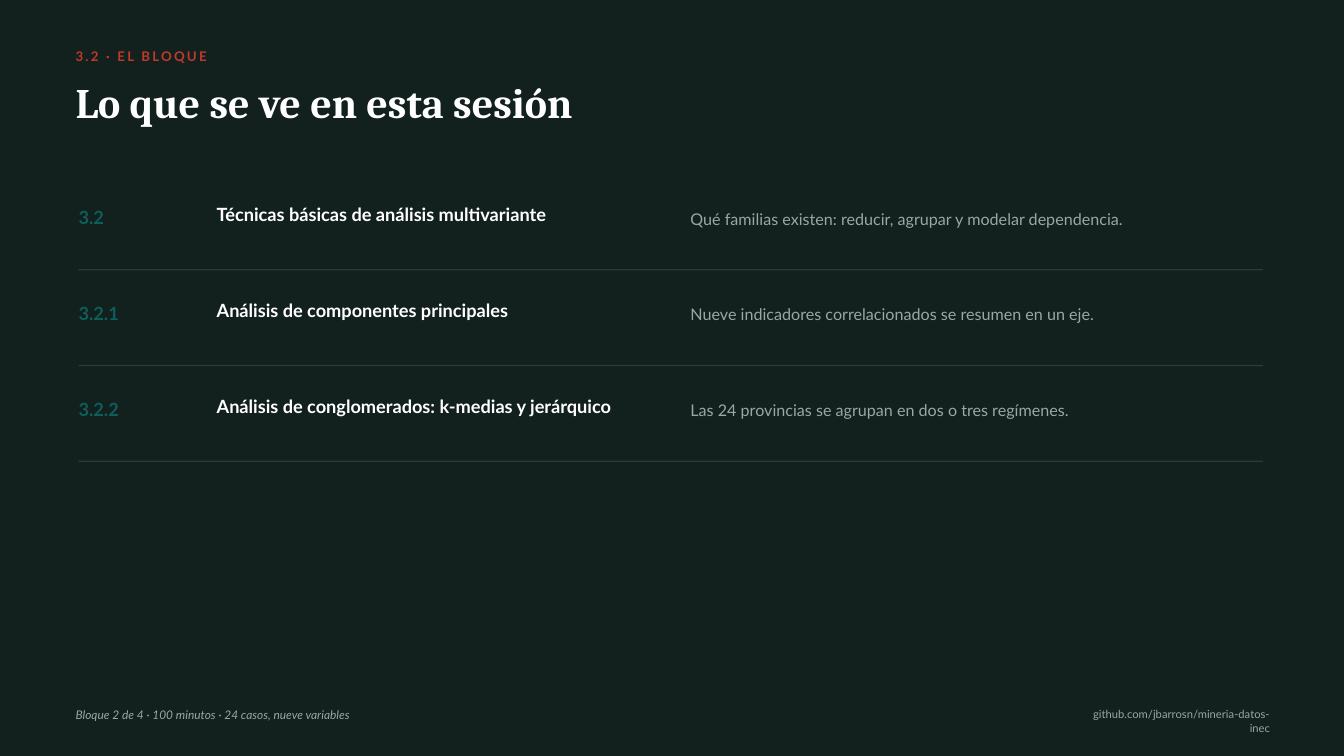
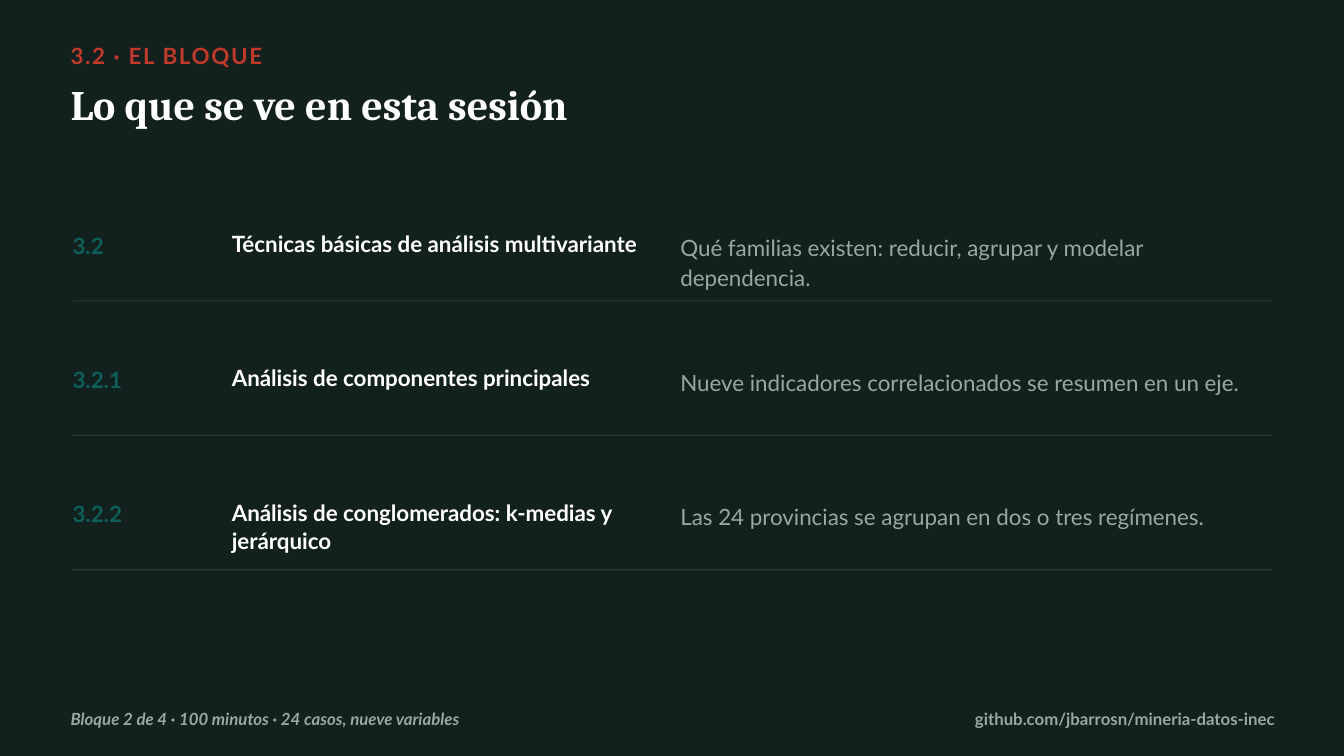
Before and after one commit to jbarrosn/mineria-datos-inec, a slide deck: slide 2 of docs/diapositivas/02_multivariante.pptx. Drawn at 1344x756 pixels with LibreOffice and Linux fonts; fonts in the diff are those of the drawing. Boxes give left, top, right and bottom in pixels: in the first picture for what was removed or moved away, otherwise in the second. Text is boxed around its words. In the diff, an @@ line names an element or a change of style, - is before the commit and + after.

```diff
--- a/docs/diapositivas/02_multivariante.pptx
+++ b/docs/diapositivas/02_multivariante.pptx
@@ text "3.2 · EL BLOQUE" at [71,47,263,67]: size 9.5 to 16 pt, letter spacing 1.6 to 1.2 pt @@
@@ text "Lo que se ve en ..." at [71,90,567,129]: line spacing 0.98 to 0.95 @@
@@ text "3.2": place and size @@
-text "3.2" at [79,211,104,224]
+text "3.2" at [73,238,104,254]
@@ text "Técnicas básicas de análisis multivariante": place and size @@
-text "Técnicas básicas de análisis multivariante" at [217,207,546,221]
+text "Técnicas básicas de análisis multivariante" at [232,235,637,252]
@@ text "Qué familias existen: reducir, agrupar ...": place and size @@
-text "Qué familias existen: reducir, agrupar ..." at [690,213,1123,228]
+text "Qué familias existen: reducir, agrupar ..." at [680,239,1144,290]
@@ rectangle: place and size @@
-rectangle at [79,269,1263,270]
+rectangle at [73,300,1272,301]
@@ text "3.2.1": place and size @@
-text "3.2.1" at [79,307,119,320]
+text "3.2.1" at [73,372,122,388]
@@ text "Análisis de componentes principales": place and size @@
-text "Análisis de componentes principales" at [217,303,508,320]
+text "Análisis de componentes principales" at [232,369,590,390]
@@ text "Nueve indicadores correlacionados se resumen ...": place and size @@
-text "Nueve indicadores correlacionados se resumen ..." at [690,308,1094,323]
+text "Nueve indicadores correlacionados se resumen ..." at [680,374,1239,395]
@@ rectangle: place and size @@
-rectangle at [79,365,1263,366]
+rectangle at [73,435,1272,436]
@@ size 13 to 16 pt in 3 elements at [73,238,104,254], [73,372,122,388], [73,506,122,522] @@
@@ text "3.2.2": place and size @@
-text "3.2.2" at [79,403,119,416]
+text "3.2.2" at [73,506,122,522]
@@ size 13 to 16 pt; line spacing 1.1 to 1.05 in 3 elements at [232,235,637,252], [232,369,590,390], [232,504,613,553] @@
@@ text "Análisis de conglomerados: k-medias y ...": place and size @@
-text "Análisis de conglomerados: k-medias y ..." at [217,399,611,417]
+text "Análisis de conglomerados: k-medias y ..." at [232,504,613,553]
@@ size 11.5 to 16 pt; line spacing 1.12 to 1.1 in 3 elements at [680,239,1144,290], [680,374,1239,395], [680,508,1204,529] @@
@@ text "Las 24 provincias se agrupan ...": place and size @@
-text "Las 24 provincias se agrupan ..." at [690,404,1068,419]
+text "Las 24 provincias se agrupan ..." at [680,508,1204,529]
@@ rectangle: place and size @@
-rectangle at [79,461,1263,462]
+rectangle at [73,570,1272,571]
@@ text "Bloque 2 de 4 · ..." at [71,712,459,728]: size 8.5 to 12 pt, bold on @@
@@ text "github.com/jbarrosn/mineria-datos-inec": place and size @@
-text "github.com/jbarrosn/mineria-datos-inec" at [1093,710,1270,732]
+text "github.com/jbarrosn/mineria-datos-inec" at [975,712,1275,728]
@@ text "github.com/jbarrosn/mineria-datos-inec" at [975,712,1275,728]: size 8 to 12 pt, bold on @@
```
Also in this commit, not shown: 11 other slides changed, 5 other files.
